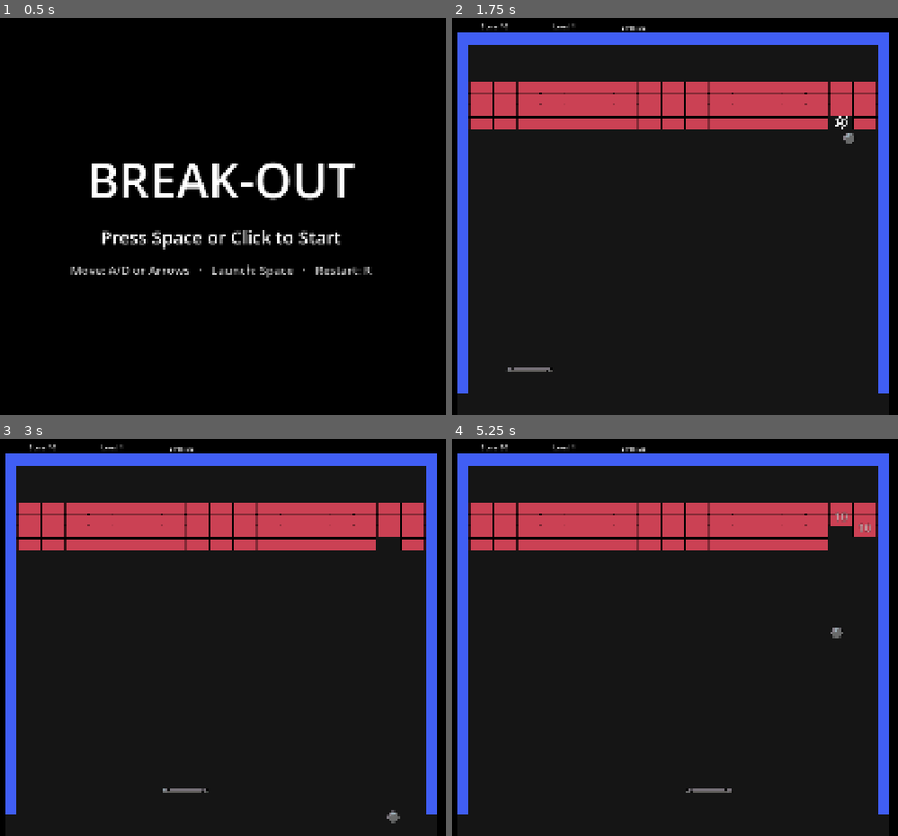
Above: before the commit, frames 1-4 (two rows, left to right).
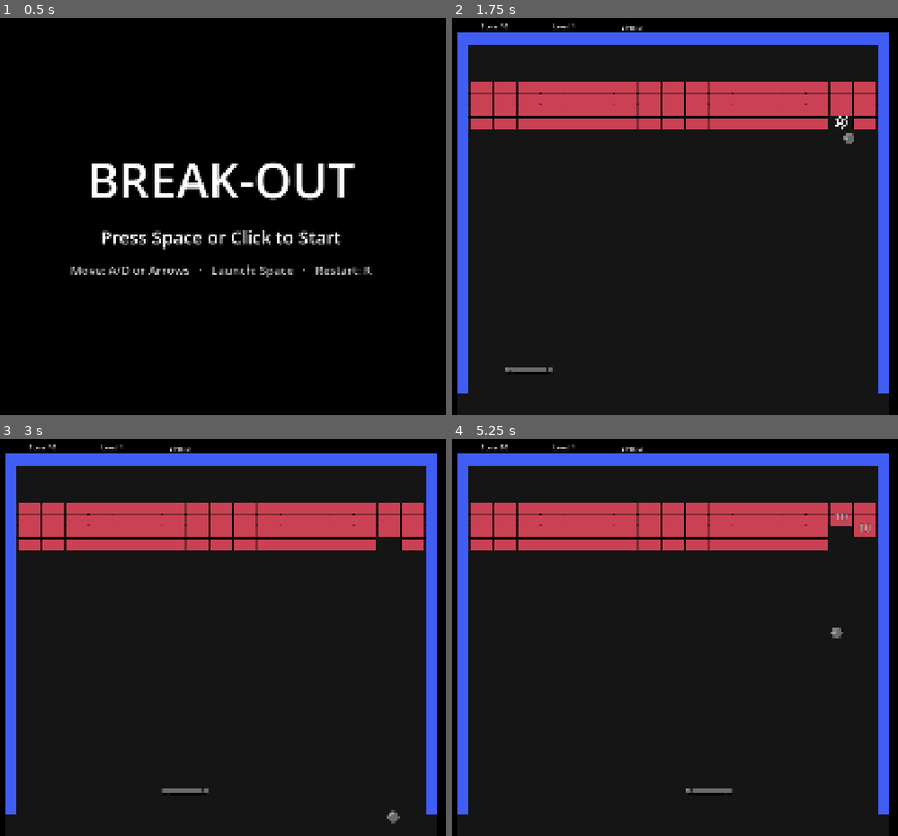
Above: after the commit, the same moments.

Repository: OptikCrash/break-out
Game: Godot game, scene res://TitleScreen.tscn
Two runs of this game, one before a commit and one after it. Both use one fixed random seed, a clock stepped at 60 frames per second and the inputs below.
Inputs (mouse positions are in pixels of both pictures, inside the frame that each line leads up to):
- Up to frame 1 (0.5 s): no input
- Up to frame 2 (1.75 s): tap Space (launch) at 0.5, 0.6 s; move the mouse to (831, 192) at 0.52 s; hold D (move_right) 0.53-1.28 s; click (831, 192) at 0.67 s; tap Enter (ui_accept) at 0.77, 1.25, 1.52 s; move the mouse to (527, 232) at 1.27 s; hold Down from 1.28 s (still down); tap Tab at 1.35 s; click (527, 232) at 1.42 s
- Up to frame 3 (3 s): move the mouse to (294, 546) at 2.02 s; release Down at 2.03 s; hold D (move_right) from 2.03 s (still down); tap Space (launch) at 2.1 s; click (294, 546) at 2.17 s; move the mouse to (187, 712) at 2.77 s; tap Tab at 2.85 s; click (187, 712) at 2.92 s
- Up to frame 4 (5.25 s): tap Enter (ui_accept) at 3.02, 3.77, 4.52 s; move the mouse to (889, 693) at 3.52 s; release D (move_right) at 3.53 s; hold A (move_left) 3.53-5.03 s; tap Space (launch) at 3.6, 5.1 s; click (889, 693) at 3.67 s; move the mouse to (456, 573) at 4.27 s; tap Tab at 4.35 s; click (456, 573) at 4.42 s; move the mouse to (710, 633) at 5.02 s; hold Down from 5.03 s (still down); click (710, 633) at 5.17 s

Frame 1 is identical in both runs. In frame 2, less than 0.1% of the frame differs, in the area x 11-90%, y 2-90%; in frame 3, less than 0.1%; in frame 4, less than 0.1%.

Commit message:
added more art

Diff:
--- a/ball.tscn
+++ b/ball.tscn
@@ -37,7 +37,7 @@
 "duration": 1.0,
 "texture": SubResource("AtlasTexture_gchj4")
 }],
-"loop": 0,
+"loop": 1,
 "name": &"default",
 "speed": 12.0
 }]
@@ -48,8 +48,11 @@
 script = ExtResource("1_x8fbi")
 
 [node name="CollisionShape2D" type="CollisionShape2D" parent="." unique_id=708792081]
+visible = false
 shape = SubResource("CircleShape2D_wx6e8")
 
 [node name="Sprite2D" type="AnimatedSprite2D" parent="." unique_id=434559287]
 position = Vector2(0, 9.536743e-07)
 sprite_frames = SubResource("SpriteFrames_wx6e8")
+autoplay = "default"
+frame_progress = 0.036716525
--- a/blaster_bolt.tscn
+++ b/blaster_bolt.tscn
@@ -1,22 +1,57 @@
-[gd_scene load_steps=3 format=3]
+[gd_scene format=3 uid="uid://b872k4t0v1edr"]
 
-[ext_resource type="Script" path="res://blaster_bolt.gd" id="1"]
+[ext_resource type="Script" uid="uid://dhmb8wlxeqjsr" path="res://blaster_bolt.gd" id="1"]
+[ext_resource type="Texture2D" uid="uid://cjfki3djg8rr7" path="res://assets/blaster_bolt.png" id="2_qjiqh"]
 
 [sub_resource type="RectangleShape2D" id="Shape"]
 size = Vector2(6, 16)
 
-[node name="BlasterBolt" type="CharacterBody2D" groups=["blaster_bolt"]]
+[sub_resource type="AtlasTexture" id="AtlasTexture_04w51"]
+atlas = ExtResource("2_qjiqh")
+region = Rect2(0, 0, 7, 16)
+
+[sub_resource type="AtlasTexture" id="AtlasTexture_qb24i"]
+atlas = ExtResource("2_qjiqh")
+region = Rect2(7, 0, 7, 16)
+
+[sub_resource type="AtlasTexture" id="AtlasTexture_2dojh"]
+atlas = ExtResource("2_qjiqh")
+region = Rect2(14, 0, 7, 16)
+
+[sub_resource type="AtlasTexture" id="AtlasTexture_53hob"]
+atlas = ExtResource("2_qjiqh")
+region = Rect2(21, 0, 7, 16)
+
+[sub_resource type="SpriteFrames" id="SpriteFrames_wx6e8"]
+animations = [{
+"frames": [{
+"duration": 1.0,
+"texture": SubResource("AtlasTexture_04w51")
+}, {
+"duration": 1.0,
+"texture": SubResource("AtlasTexture_qb24i")
+}, {
+"duration": 1.0,
+"texture": SubResource("AtlasTexture_2dojh")
+}, {
+"duration": 1.0,
+"texture": SubResource("AtlasTexture_53hob")
+}],
+"loop": 1,
+"name": &"default",
+"speed": 5.0
+}]
+
+[node name="BlasterBolt" type="CharacterBody2D" unique_id=1074285590 groups=["blaster_bolt"]]
 collision_layer = 0
 collision_mask = 8
 script = ExtResource("1")
 
-[node name="CollisionShape2D" type="CollisionShape2D" parent="."]
+[node name="CollisionShape2D" type="CollisionShape2D" parent="." unique_id=1351066061]
+visible = false
 shape = SubResource("Shape")
 
-[node name="placeholder_bolt" type="ColorRect" parent="."]
-offset_left = -3.0
-offset_top = -8.0
-offset_right = 3.0
-offset_bottom = 8.0
-mouse_filter = 2
-color = Color(1, 0.85, 0.2, 1)
+[node name="AnimatedSprite2D" type="AnimatedSprite2D" parent="." unique_id=1641816159]
+sprite_frames = SubResource("SpriteFrames_wx6e8")
+autoplay = "default"
+frame_progress = 0.070992805
--- a/brick.gd
+++ b/brick.gd
@@ -37,7 +37,7 @@
 	return false
 
 func _update_color() -> void:
-	var sprite: Sprite2D = $CollisionShape2D/Sprite2D
+	var sprite: Sprite2D = $Sprite2D
 	var damaged: bool = definition.destructible and hit_points < definition.hit_points
 	if damaged and definition.damaged_texture:
 		sprite.texture = definition.damaged_texture
--- a/brick.tscn
+++ b/brick.tscn
@@ -12,8 +12,10 @@
 script = ExtResource("1")
 
 [node name="CollisionShape2D" type="CollisionShape2D" parent="." unique_id=1292863273]
+visible = false
 position = Vector2(32, 16)
 shape = SubResource("RectangleShape2D_nkspu")
 
-[node name="Sprite2D" type="Sprite2D" parent="CollisionShape2D" unique_id=1908606758]
+[node name="Sprite2D" type="Sprite2D" parent="." unique_id=1908606758]
+position = Vector2(32, 16)
 texture = ExtResource("2_5p85m")
--- a/capsule.tscn
+++ b/capsule.tscn
@@ -1,18 +1,19 @@
-[gd_scene load_steps=3 format=3]
+[gd_scene format=3 uid="uid://cex2nskq1navr"]
 
-[ext_resource type="Script" path="res://capsule.gd" id="1"]
+[ext_resource type="Script" uid="uid://ctd17etrfrkao" path="res://capsule.gd" id="1"]
+
 [sub_resource type="RectangleShape2D" id="Shape"]
 size = Vector2(48, 20)
 
-[node name="Capsule" type="Area2D" groups=["capsule"]]
+[node name="Capsule" type="Area2D" unique_id=236098928 groups=["capsule"]]
 collision_layer = 0
 collision_mask = 18
 script = ExtResource("1")
 
-[node name="CollisionShape2D" type="CollisionShape2D" parent="."]
+[node name="CollisionShape2D" type="CollisionShape2D" parent="." unique_id=818193349]
 shape = SubResource("Shape")
 
-[node name="placeholder_capsule" type="ColorRect" parent="."]
+[node name="placeholder_capsule" type="ColorRect" parent="." unique_id=1254030296]
 offset_left = -24.0
 offset_top = -10.0
 offset_right = 24.0
@@ -20,9 +21,8 @@
 mouse_filter = 2
 color = Color(0.8, 0.7, 0.2, 1)
 
-[node name="placeholder_label" type="Label" parent="."]
+[node name="placeholder_label" type="Label" parent="." unique_id=745838124]
 offset_left = -80.0
 offset_top = -34.0
 offset_right = 80.0
 horizontal_alignment = 1
-mouse_filter = 2
--- a/companion_paddle.gd
+++ b/companion_paddle.gd
@@ -8,6 +8,13 @@
 var follow_speed := 0.0
 # World-space inner wall edges, supplied by the owning gameplay scene.
 var horizontal_bounds := Vector2(-INF, INF)
+# Companions are half the main paddle's width. Set through set_width_multiplier()
+# so the collider, sprite and half_width (used for bounces and clamping) stay in sync;
+# the shared shape resource is scaled, never replaced.
+const WIDTH_MULTIPLIER := 0.5
+
+func _ready() -> void:
+	set_width_multiplier(WIDTH_MULTIPLIER)
 
 # Reuse the paddle shape and bounce contract, without reading player input.
 func _input(_event: InputEvent) -> void:
--- a/companion_paddle.tscn
+++ b/companion_paddle.tscn
@@ -1,8 +1,11 @@
 [gd_scene format=3 uid="uid://bgkmtbsti2f17"]
 
-[ext_resource type="PackedScene" path="res://paddle.tscn" id="1"]
-[ext_resource type="Script" path="res://companion_paddle.gd" id="2"]
+[ext_resource type="PackedScene" uid="uid://bq3iit4ymvq6c" path="res://paddle.tscn" id="1"]
+[ext_resource type="Script" uid="uid://bntyrh1oqrj2u" path="res://companion_paddle.gd" id="2"]
 
-[node name="CompanionPaddle" groups=["paddle", "companion"] instance=ExtResource("1")]
+[node name="CompanionPaddle" unique_id=1920244471 groups=["paddle", "companion"] instance=ExtResource("1")]
 collision_mask = 0
 script = ExtResource("2")
+
+[node name="CollisionShape2D" parent="." index="0" unique_id=1117799013]
+visible = false
--- a/main.gd
+++ b/main.gd
@@ -21,6 +21,8 @@
 const BOLT_SCENE = preload("res://blaster_bolt.tscn")
 const BALL_SCENE = preload("res://ball.tscn")
 const OrbVisual = preload("res://placeholder_satellite_orbs.gd")
+# Blaster bolts start this far in from each end of the paddle.
+const BLASTER_EDGE_INSET := 8.0
 const BRICK_BURST_SCENE = preload("res://placeholder_brick_burst.tscn")
 
 # Shake sizes in pixels and seconds. MainBG extends 32 px past the viewport so
@@ -34,7 +36,7 @@
 	preload("res://levels/level_2.tres"),
 	preload("res://levels/level_3.tres"),
 ]
-@export var lives = 30
+@export var lives = 3
 @onready var paddle := $PlayArea/Paddle
 # Convenience for callers needing the first ball; lifecycle uses the whole group.
 var ball: Node2D:
@@ -226,15 +228,18 @@
 	effects.advance(delta)
 	if not reset_ready and not level_complete and Input.is_action_just_pressed("power_action"):
 		if effects.fire_blaster():
-			var bolt = BOLT_SCENE.instantiate()
-			bolt.position = $PlayArea.to_local(paddle.global_position)
-			bolt.speed = effects.active[&"blaster"].definition.bolt_speed
-			bolt.brick_broken.connect(_on_ball_brick_broken)
-			$PlayArea.add_child(bolt)
+			# One bolt from each end of the paddle, using its current (Wide/Shrink) width.
+			var edge: float = paddle.half_width - BLASTER_EDGE_INSET
+			for side in [-1.0, 1.0]:
+				var bolt = BOLT_SCENE.instantiate()
+				bolt.position = $PlayArea.to_local(paddle.global_position + Vector2(edge * side, 0.0))
+				bolt.speed = effects.active[&"blaster"].definition.bolt_speed
+				bolt.brick_broken.connect(_on_ball_brick_broken)
+				$PlayArea.add_child(bolt)
 	_update_ball_effects()
 	paddle.set_width_multiplier(effects.width_multiplier())
 	hud.update_effects(effects.active, force_field_charges)
-	orb_visual.orbit_size.x = paddle.half_width + 28.0
+	orb_visual.orbit_size.x = paddle.half_width + OrbVisual.ORBIT_MARGIN_X
 	# Read in the physics step, like ball.gd, so both see the same "just pressed".
 	# No arbitration: one press can also fire Blaster and release a Sticky catch.
 	if Input.is_action_just_pressed("power_action"):
--- a/paddle.gd
+++ b/paddle.gd
@@ -20,7 +20,11 @@
 
 func _update_sprite_scale() -> void:
 	# Compose with width effects; never animate the collision surface.
-	$Sprite2D.scale = Vector2(half_width / 64.0, 0.53125) * feedback_scale
+	# Fit the art to the collision surface: width follows half_width, height the
+	# shared (unscaled) shape, so any texture size lines up with the hitbox.
+	var texture_size: Vector2 = $Sprite2D.texture.get_size()
+	var surface := Vector2(half_width * 2.0, $CollisionShape2D.shape.size.y)
+	$Sprite2D.scale = surface / texture_size * feedback_scale
 
 func set_width_multiplier(multiplier: float) -> void:
 	half_width = 64.0 * multiplier
--- a/paddle.tscn
+++ b/paddle.tscn
@@ -11,6 +11,7 @@
 script = ExtResource("1_0sbc1")
 
 [node name="CollisionShape2D" type="CollisionShape2D" parent="." unique_id=1117799013]
+visible = false
 shape = SubResource("RectangleShape2D_wx6e8")
 
 [node name="Sprite2D" type="Sprite2D" parent="." unique_id=1433461085]
--- a/placeholder_satellite_orbs.gd
+++ b/placeholder_satellite_orbs.gd
@@ -1,28 +1,53 @@
 extends Node2D
 
-# Placeholder art for the Satellite Shield's waiting orbs: plain circles drawn
-# around the paddle. They are only a picture. No body, no "ball" group, so the
+# Waiting orbs for the Satellite Shield, drawn around the paddle with the ball's own
+# animation frames. They are only a picture. No body, no "ball" group, so the
 # physics and the Multi-ball Life Rule cannot see them until main launches one.
 
+const BALL_SCENE := preload("res://ball.tscn")
 const ORBIT_SPEED := TAU / 2.0
-const ORB_RADIUS := 8.0
-const ORB_COLOR := Color(0.55, 0.85, 1.0)
+# Gap between the paddle's end and the orbit; main adds the paddle's half-width.
+const ORBIT_MARGIN_X := 56.0
+const ORBIT_RADIUS_Y := 56.0
 
 var count := 0:
 	set(value):
 		count = value
 		queue_redraw()
 # Horizontal radius follows the paddle's current width; the vertical one is fixed.
-var orbit_size := Vector2(92, 36)
+var orbit_size := Vector2(64.0 + ORBIT_MARGIN_X, ORBIT_RADIUS_Y)
 var angle := 0.0
+var elapsed := 0.0
+var frames: SpriteFrames
+var animation := &"default"
+var sprite_scale := Vector2.ONE
+
+func _ready() -> void:
+	# Borrow the ball's SpriteFrames so the orbs always match the current ball art.
+	var ball := BALL_SCENE.instantiate()
+	var sprite: AnimatedSprite2D = ball.get_node("Sprite2D")
+	frames = sprite.sprite_frames
+	animation = sprite.animation
+	sprite_scale = sprite.scale
+	ball.free()
 
 func _process(delta: float) -> void:
 	if count == 0:
 		return
 	angle = fmod(angle + ORBIT_SPEED * delta, TAU)
+	elapsed += delta
 	queue_redraw()
 
 func _draw() -> void:
+	if frames == null or not frames.has_animation(animation):
+		return
+	var frame_count := frames.get_frame_count(animation)
+	if frame_count == 0:
+		return
+	var frame := int(elapsed * frames.get_animation_speed(animation)) % frame_count
+	var texture := frames.get_frame_texture(animation, frame)
+	var size := texture.get_size() * sprite_scale
 	for index in count:
 		var orb_angle := angle + TAU * index / 3.0
-		draw_circle(Vector2(cos(orb_angle), sin(orb_angle)) * orbit_size, ORB_RADIUS, ORB_COLOR)
+		var center := Vector2(cos(orb_angle), sin(orb_angle)) * orbit_size
+		draw_texture_rect(texture, Rect2(center - size / 2.0, size), false)
--- a/tests/blaster_test.gd
+++ b/tests/blaster_test.gd
@@ -42,13 +42,18 @@
 	await _press()
 	game.ball.set_physics_process(false)
 	var bolts := get_nodes_in_group("blaster_bolt")
-	_check(bolts.size() == 1 and not game.ball.caught, "Same press fires and releases Sticky")
+	for bolt in bolts:
+		bolt.set_physics_process(false)
+	_check(bolts.size() == 2 and not game.ball.caught, "Same press fires two bolts and releases Sticky")
+	var edge: float = game.paddle.half_width - game.BLASTER_EDGE_INSET
+	var xs := [bolts[0].global_position.x, bolts[1].global_position.x]
+	xs.sort()
+	_check(is_equal_approx(xs[0], game.paddle.global_position.x - edge) and is_equal_approx(xs[1], game.paddle.global_position.x + edge), "Bolts start at each end of the paddle")
 	_check(game.force_field_charges == 3, "Firing preserves Force Field charges")
 	await _press()
-	_check(get_nodes_in_group("blaster_bolt").size() == 1, "Early second press does not fire")
+	_check(get_nodes_in_group("blaster_bolt").size() == 2, "Early second press does not fire")
 	# Route a real bolt collision through main's existing score/completion callback.
 	var fired = bolts[0]
-	fired.set_physics_process(false)
 	var target = game.bricks.get_child(game.bricks.get_child_count() - 1)
 	var before: int = game.score
 	fired.global_position = target.get_node("CollisionShape2D").global_position + Vector2(0, 80)
--- a/tests/brick_types_test.gd
+++ b/tests/brick_types_test.gd
@@ -55,10 +55,10 @@
 	var indestructible = bricks.get_child(3)
 	_check(game.bricks_left == 3, "Indestructible bricks excluded at start")
 	_check(normal.type_id == &"normal" and reinforced.type_id == &"reinforced" and indestructible.type_id == &"indestructible", "Loader instantiates the specified types")
-	var intact_texture: Texture2D = reinforced.get_node("CollisionShape2D/Sprite2D").texture
+	var intact_texture: Texture2D = reinforced.get_node("Sprite2D").texture
 	ball._break_brick(reinforced)
 	_check(reinforced.hit_points == 1 and not reinforced.is_queued_for_deletion(), "Reinforced survives its first hit")
-	_check(reinforced.get_node("CollisionShape2D/Sprite2D").texture == reinforced.definition.damaged_texture and intact_texture == reinforced.definition.texture, "First hit swaps to the cracked texture")
+	_check(reinforced.get_node("Sprite2D").texture == reinforced.definition.damaged_texture and intact_texture == reinforced.definition.texture, "First hit swaps to the cracked texture")
 	_check(other_reinforced.hit_points == 2 and reinforced.definition.hit_points == 2, "Damage belongs to the instance, not shared content")
 	_check(game.score == 0 and awards.is_empty() and game.bricks_left == 3, "Intermediate hits award no score or signal")
 	for i in 10:
--- a/tests/companion_paddle_test.gd
+++ b/tests/companion_paddle_test.gd
@@ -39,7 +39,7 @@
 	for index in range(2):
 		var companion = game.companions[index]
 		companion.set_physics_process(false)
-		_check(companion.health == 3 and companion.half_width == 64.0, "Fresh full-width paddle")
+		_check(companion.health == 3 and companion.half_width == 32.0 and companion.get_node("CollisionShape2D").scale.x == 0.5, "Fresh half-width paddle")
 		_check(companion.global_position == game.paddle.global_position + Vector2(-160 if index == 0 else 160, -96), "Left/right spawn offsets")
 		_check(companion.get_node("CollisionShape2D").shape == game.paddle.get_node("CollisionShape2D").shape, "Reuse paddle shape resource")
 	var left = game.companions[0]
@@ -55,9 +55,9 @@
 		await process_frame
 		for follower in game.companions:
 			follower.set_physics_process(false)
-			_check(follower.global_position.x >= 480.0 and follower.global_position.x <= 1440.0, "Spawn stays inside inner walls")
+			_check(follower.global_position.x >= 448.0 and follower.global_position.x <= 1472.0, "Spawn stays inside inner walls")
 			follower._physics_process(1.0)
-			_check(follower.global_position.x >= 480.0 and follower.global_position.x <= 1440.0, "Follow stays inside inner walls")
+			_check(follower.global_position.x >= 448.0 and follower.global_position.x <= 1472.0, "Follow stays inside inner walls")
 	game.paddle.position = paddle_start
 	game._catch_capsule(EFFECT)
 	await process_frame
@@ -75,14 +75,14 @@
 	_check(ball.velocity.is_equal_approx(Vector2(0, 550)) and not ball.caught, "Underside reflects downward at unchanged speed")
 	ball._physics_process(0.01)
 	_check(left.health == 3 and ball.velocity.y > 0, "Two underside steps preserve health and leave the companion")
-	ball.global_position = left.global_position + Vector2(-90, 0)
+	ball.global_position = left.global_position + Vector2(-58, 0)
 	ball.velocity = Vector2(550, 0)
 	ball._physics_process(0.03)
 	_check(ball.velocity.is_equal_approx(Vector2(-550, 0)) and not ball.caught, "Side reflects outward at unchanged speed")
 	ball._physics_process(0.01)
 	_check(left.health == 3 and ball.velocity.x < 0, "Two side steps preserve health and leave the companion")
 	for remaining in [2, 1, 0]:
-		ball.global_position = left.global_position + Vector2(32, -30)
+		ball.global_position = left.global_position + Vector2(16, -30)
 		ball.launched = true
 		ball.velocity = Vector2(0, 550)
 		ball._physics_process(0.03)
--- a/tests/game_feel_test.gd
+++ b/tests/game_feel_test.gd
@@ -58,7 +58,7 @@
 	paddle.set_width_multiplier(1.5)
 	paddle.play_feedback()
 	await create_timer(0.3).timeout
-	_check(paddle.get_node("Sprite2D").scale.is_equal_approx(Vector2(1.5, 0.53125)), "Repeated feedback returns to current width")
+	_check(paddle.get_node("Sprite2D").scale.is_equal_approx(Vector2(1.5, 1.0)), "Repeated feedback returns to current width")
 	_check(paddle.half_width == 96.0 and paddle.get_node("CollisionShape2D").scale == Vector2(1.5, shape_scale.y), "Feedback leaves bounce width and collider untouched")
 
 	var popup = preload("res://floating_points.tscn").instantiate()
--- a/tests/satellite_shield_test.gd
+++ b/tests/satellite_shield_test.gd
@@ -49,6 +49,8 @@
 	_check(game.satellite_orbs == 0 and game.orb_visual.count == 0, "Starts with no orbs")
 	game._catch_capsule(Shield)
 	_check(game.satellite_orbs == 3 and game.orb_visual.count == 3, "Catch sets three orbs and shows them")
+	_check(game.orb_visual.frames == game.ball.get_node("Sprite2D").sprite_frames, "Waiting orbs use the ball's art")
+	_check(game.orb_visual.orbit_size.y >= 48.0 and game.orb_visual.orbit_size.x >= game.paddle.half_width + 48.0, "Orbit clears the paddle by more than a ball width")
 	_check(game.score == 25 and not game.effects.active.has(&"satellite_shield"), "Catch scores without a timer")
 	_check(game.get_balls() == [first], "Orbiting orbs are not balls")
 	_check(not game.orb_visual is PhysicsBody2D and not game.orb_visual.is_in_group("ball"), "Orb visual has no physics or ball group")
@@ -90,7 +92,7 @@
 	await _press_power_action()
 	first.set_physics_process(false)
 	_check(not first.caught and game.satellite_orbs == orbs_before - 1, "One press releases the catch and launches an orb")
-	_check(get_nodes_in_group("blaster_bolt").size() == 1, "The same press also fires one Blaster bolt")
+	_check(get_nodes_in_group("blaster_bolt").size() == 2, "The same press also fires a Blaster pair")
 	# A resting ball takes the shared press for its own launch.
 	game._clear_effects_and_capsules()
 	first.reset()
Binary file removed: assets/ball.png
Binary file added: assets/blaster_bolt.png
Not shown, changed: assets/blaster_bolt.png.import
Not shown, changed: GLOSSARY.md
